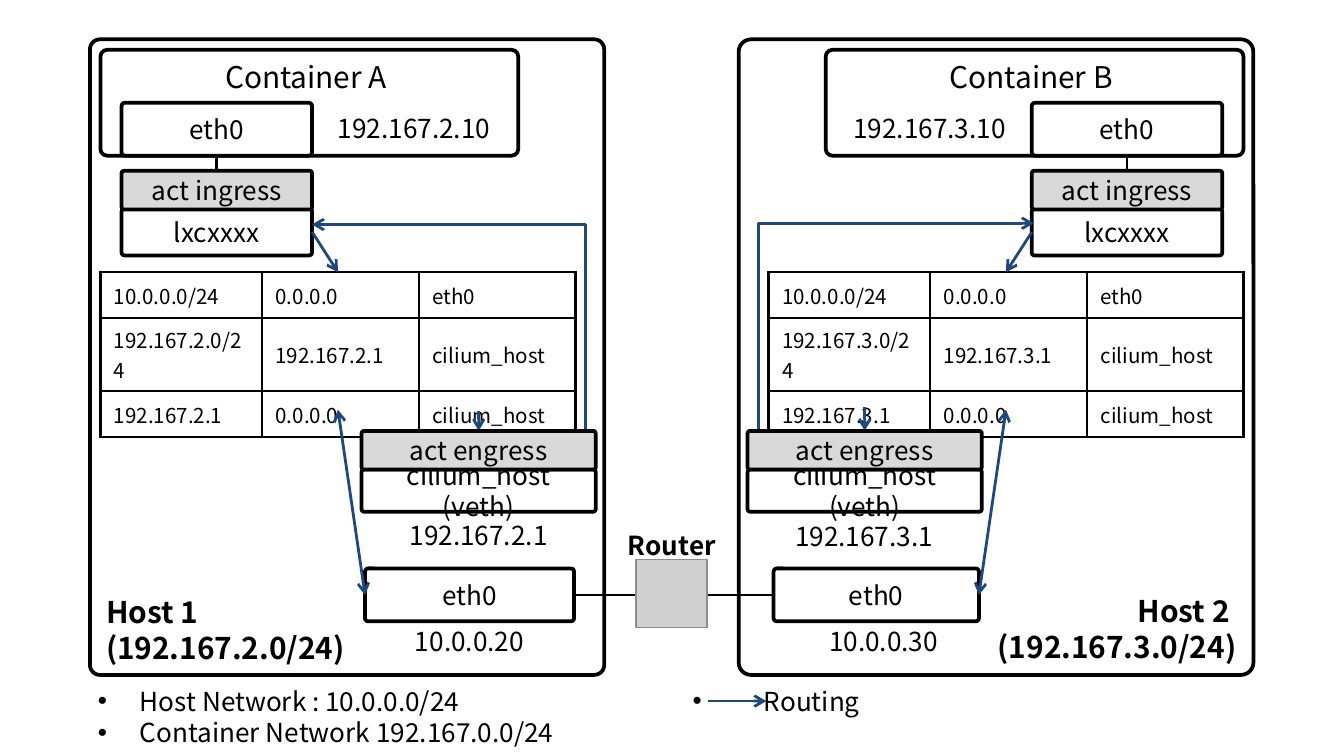
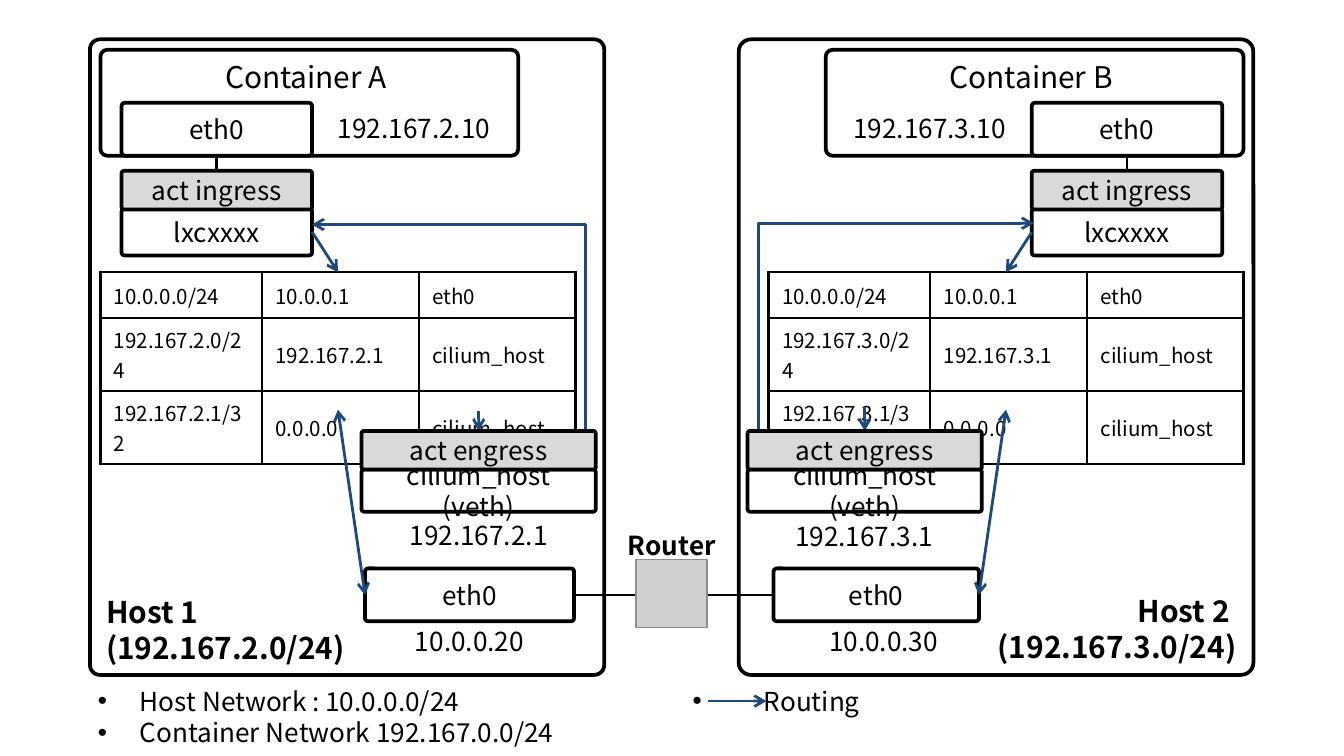
Before and after one commit to ssup2/blog-old, a slide deck: slide 3 of images/theory_analysis/Kubernetes_Cilium_Plugin/Kubernetes_Calico_Plugin.pptx. Drawn at 1344x756 pixels with LibreOffice and Linux fonts; fonts in the diff are those of the drawing; grey boxes stand for pictures. Boxes give left, top, right and bottom in pixels: in the first picture for what was removed or moved away, otherwise in the second. Text is boxed around its words. In the diff, an @@ line names an element or a change of style, - is before the commit and + after.

```diff
--- a/images/theory_analysis/Kubernetes_Cilium_Plugin/Kubernetes_Calico_Plugin.pptx
+++ b/images/theory_analysis/Kubernetes_Cilium_Plugin/Kubernetes_Calico_Plugin.pptx
@@ table at (101,273,575,669) @@
-row 1, column 2: 0.0.0.0
+row 1, column 2: 10.0.0.1
-row 3, column 1: 192.167.2.1
+row 3, column 1: 192.167.2.1/32
@@ table at (769,273,1243,668) @@
-row 1, column 2: 0.0.0.0
+row 1, column 2: 10.0.0.1
-row 3, column 1: 192.167.3.1
+row 3, column 1: 192.167.3.1/32
```
Also in this commit, not shown: 1 other slide changed, 9 other files.
